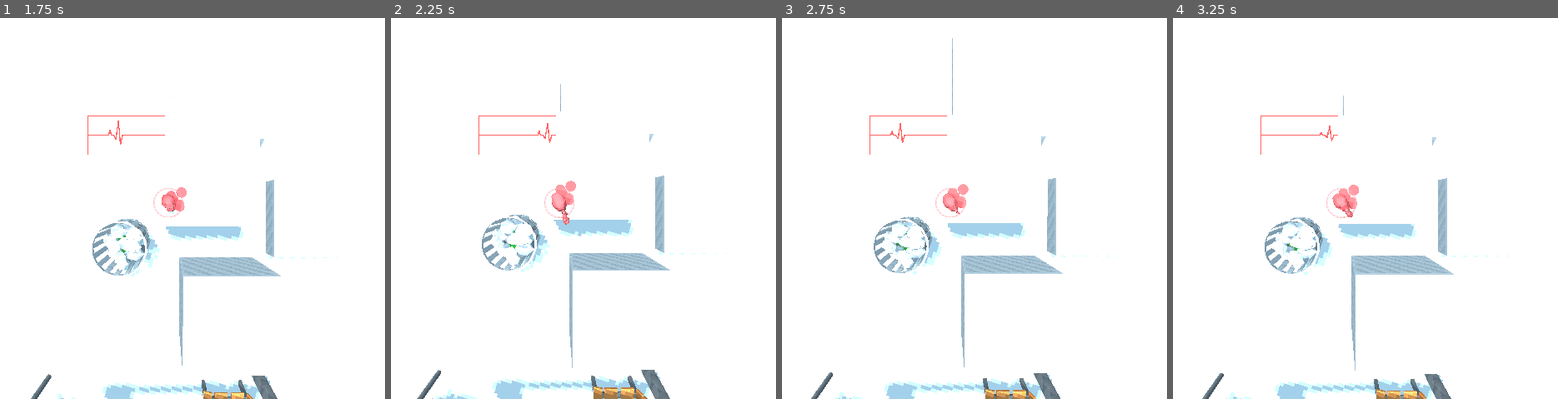
Above: before the commit, frames 1-4 (left to right).
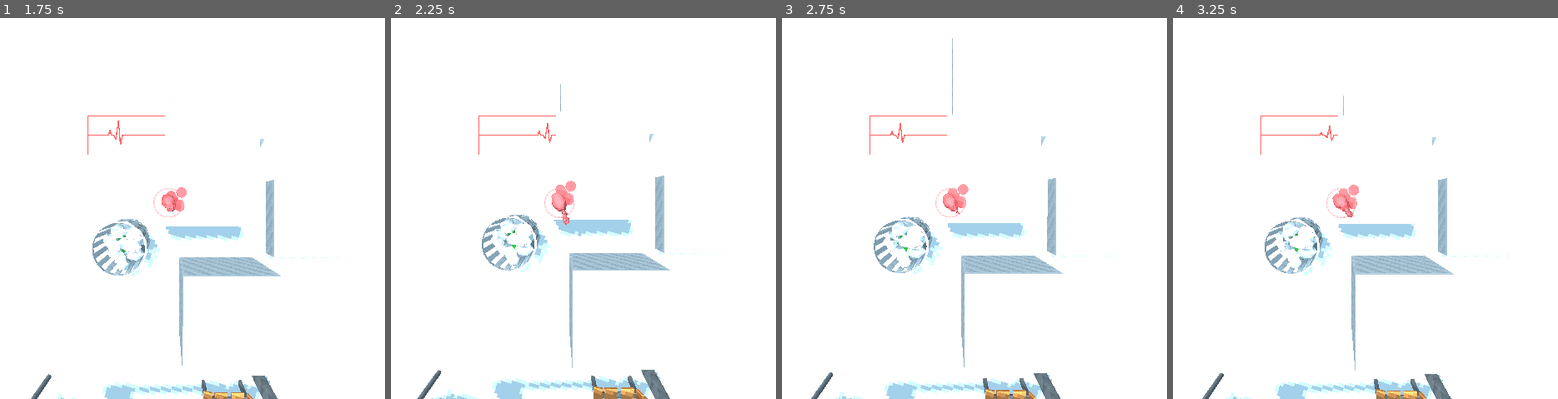
Above: after the commit, the same moments.

Repository: CaptainProton42/ldjam46
Game: Godot game, scene res://TestTopDown.tscn
The game is run twice, just before and just after one commit, with the same random seed, the same clock (stepped at 60 frames per second) and the same inputs.
Inputs (mouse positions are in pixels of both pictures, inside the frame that each line leads up to):
- Up to frame 1 (1.75 s): tap Space (restart) at 0.5, 1.25 s; move the mouse to (315, 185) at 0.52 s; press the mouse at (315, 185) at 0.53 s; hold W (forward) 0.53-1.28 s; move the mouse to (34, 223) at 1.27 s; release the mouse at (34, 223) at 1.28 s; click (34, 223) at 1.35 s
- Up to frame 2 (2.25 s): tap Space (restart) at 2 s; move the mouse to (625, 117) at 2.02 s; press the mouse at (625, 117) at 2.03 s; hold W (forward) from 2.03 s (still down)
- Up to frame 3 (2.75 s): keep holding W (forward)
- Up to frame 4 (3.25 s): keep holding W (forward); tap Space (restart) at 2.75 s; move the mouse to (1307, 280) at 2.77 s; release the mouse at (1307, 280) at 2.78 s; click (1307, 280) at 2.85 s

Frame 1 is identical in both runs. In frame 2, 0.2% of the frame differs, in the area x 25-39%, y 52-66%; in frame 3, 0.3%; in frame 4, 0.4%, in the area x 25-42%, y 53-67%.

Commit message:
Fixed predictor animation.

Diff:
--- a/JumpPredictor.tscn
+++ b/JumpPredictor.tscn
@@ -4,6 +4,7 @@
 
 [sub_resource type="Animation" id=1]
 resource_name = "pulse"
+length = 0.6
 tracks/0/type = "bezier"
 tracks/0/path = NodePath(".:node_scale")
 tracks/0/interp = 1
